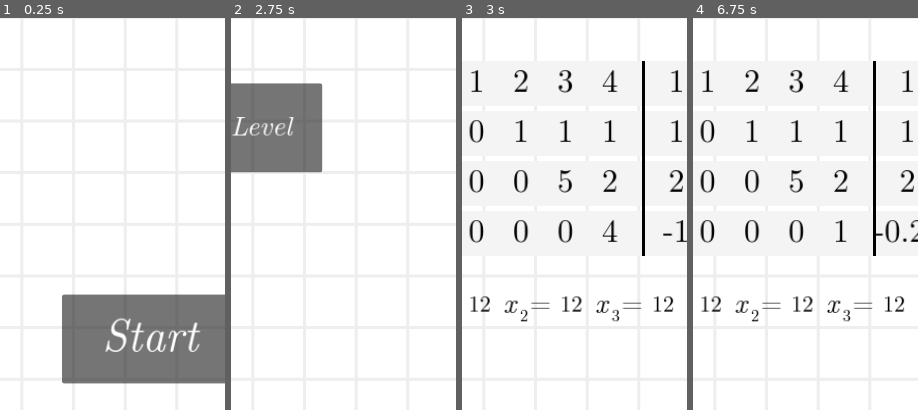
Above: before the commit, frames 1-4 (left to right).
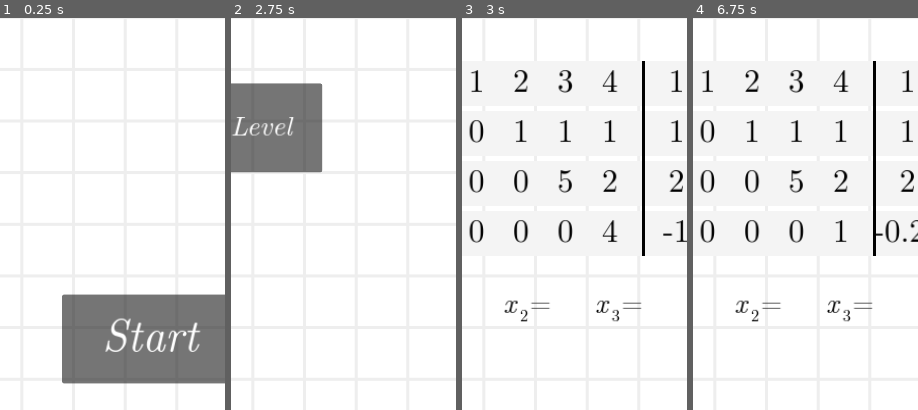
Above: after the commit, the same moments.

Repository: YassenEfremov/GaussMatrixFun
Game: Godot game, scene res://scenes/main.tscn
Same seed, same stepped clock (60 frames per second), same inputs: the game is played once before the commit and once after it.
Inputs:
- Up to frame 1 (0.25 s): no input
- Up to frame 2 (2.75 s): click "Start" at 0.5 s; click "<" at 1.25 s; click "Start" at 2 s
- Up to frame 3 (3 s): click "Level" at 2.75 s
- Up to frame 4 (6.75 s): click "<" at 3.5 s; click "<" at 4.25 s; click "Start" at 5 s; click "Level" at 5.75 s; click "/" at 6.5 s
The pictures show only the part of the screen within x 16-66%, y 21-71%; the shares and areas given below are measured in that part.

Frames 1-2 are identical in both runs. In frame 3, 0.5% of the frame differs, in the area x 3-94%, y 70-75%; in frame 4, 0.5%.

Commit message:
Fix wrong solution values

Diff:
--- a/scenes/solution.tscn
+++ b/scenes/solution.tscn
@@ -97,7 +97,6 @@
 theme_override_colors/font_color = Color(0, 0, 0, 1)
 theme_override_fonts/font = ExtResource("3_rjrl1")
 theme_override_font_sizes/font_size = 32
-text = "12"
 horizontal_alignment = 1
 vertical_alignment = 1
 metadata/_edit_use_anchors_ = true
